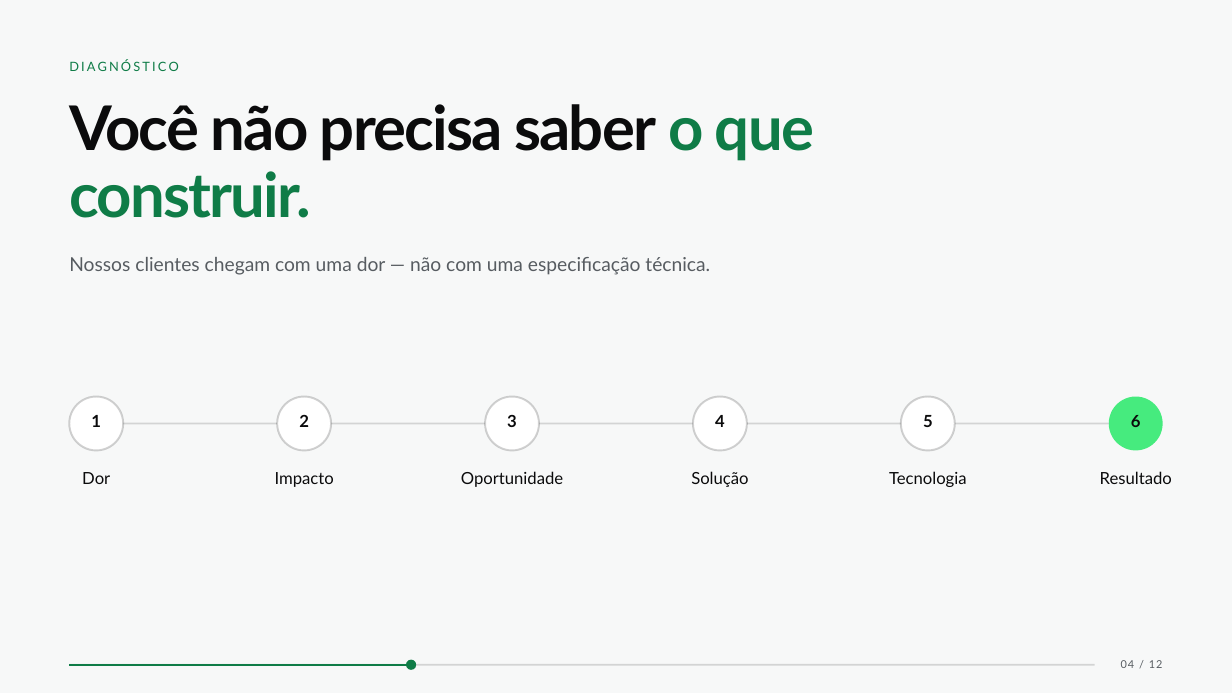
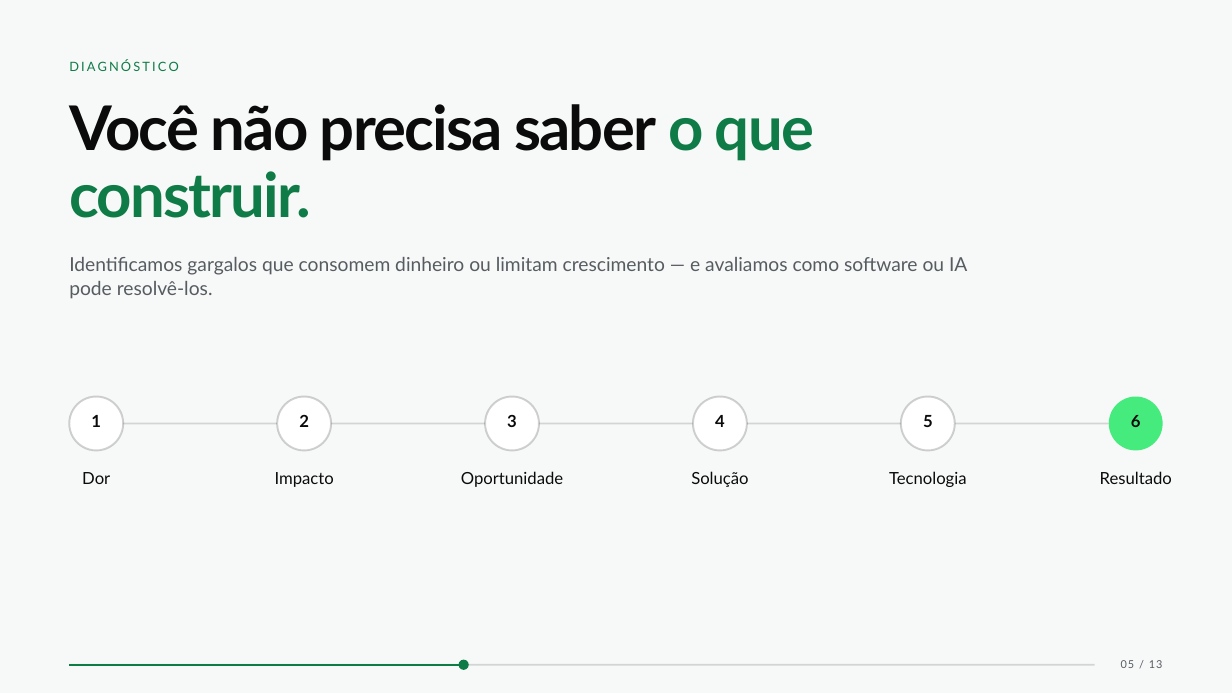
Before and after one commit to Luigi-Choffe/dreamy-site, a slide deck: slide 5 of docs/apresentacao/Dreamy — Apresentação Institucional (editável).pptx (slide 4 before the commit). Drawn at 1232x693 pixels with LibreOffice and Linux fonts; fonts in the diff are those of the drawing. Boxes give left, top, right and bottom in pixels: in the first picture for what was removed or moved away, otherwise in the second. Text is boxed around its words. In the diff, an @@ line names an element or a change of style, - is before the commit and + after.

```diff
--- a/docs/apresentacao/Dreamy — Apresentação Institucional (editável).pptx
+++ b/docs/apresentacao/Dreamy — Apresentação Institucional (editável).pptx
@@ text at (69,257,967,299): text changed @@
-Nossos clientes chegam com uma dor — não com uma especificação técnica.
+Identificamos gargalos que consomem dinheiro ou limitam crescimento — e avaliamos como software ou IA pode resolvê-los.
@@ line moved from (69, 665) - (411, 665) to (69, 665) - (464, 665) @@
@@ ellipse: place and size @@
-ellipse at (406,660,416,670)
+ellipse at (458,660,469,670)
@@ text at (1121,660,1163,668): text changed @@
-04 / 12
+05 / 13
```
Also in this commit, not shown: 11 other slides changed, 1 slide added, 8 other files.
